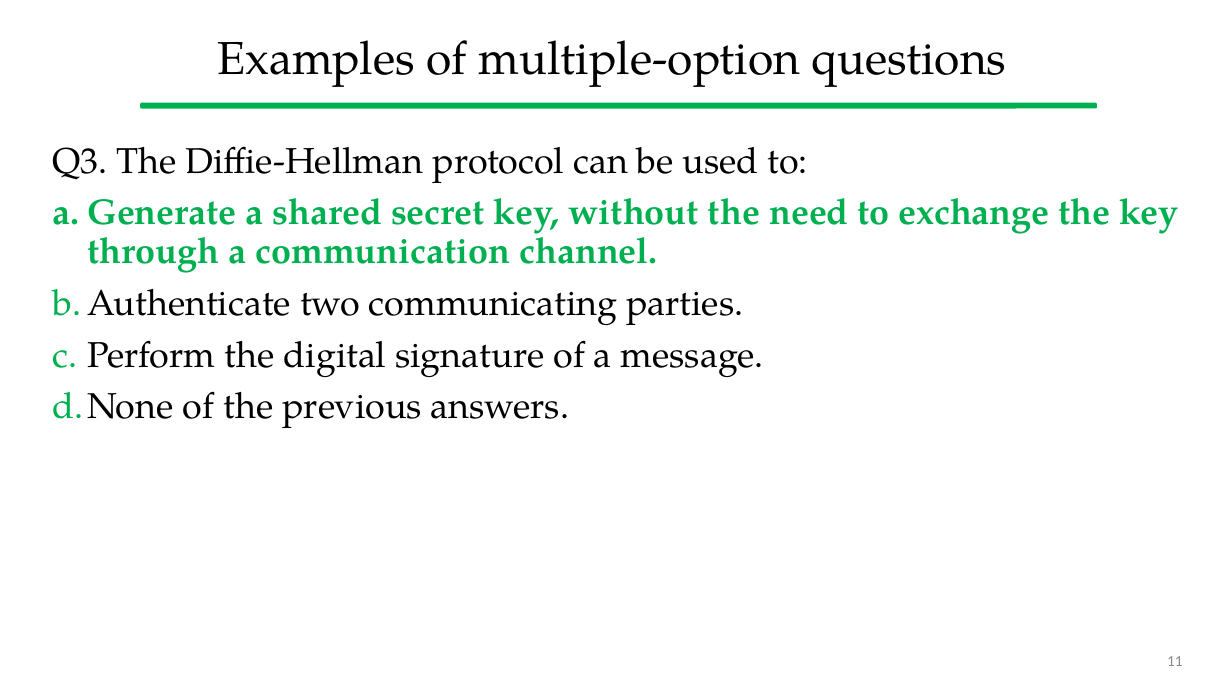
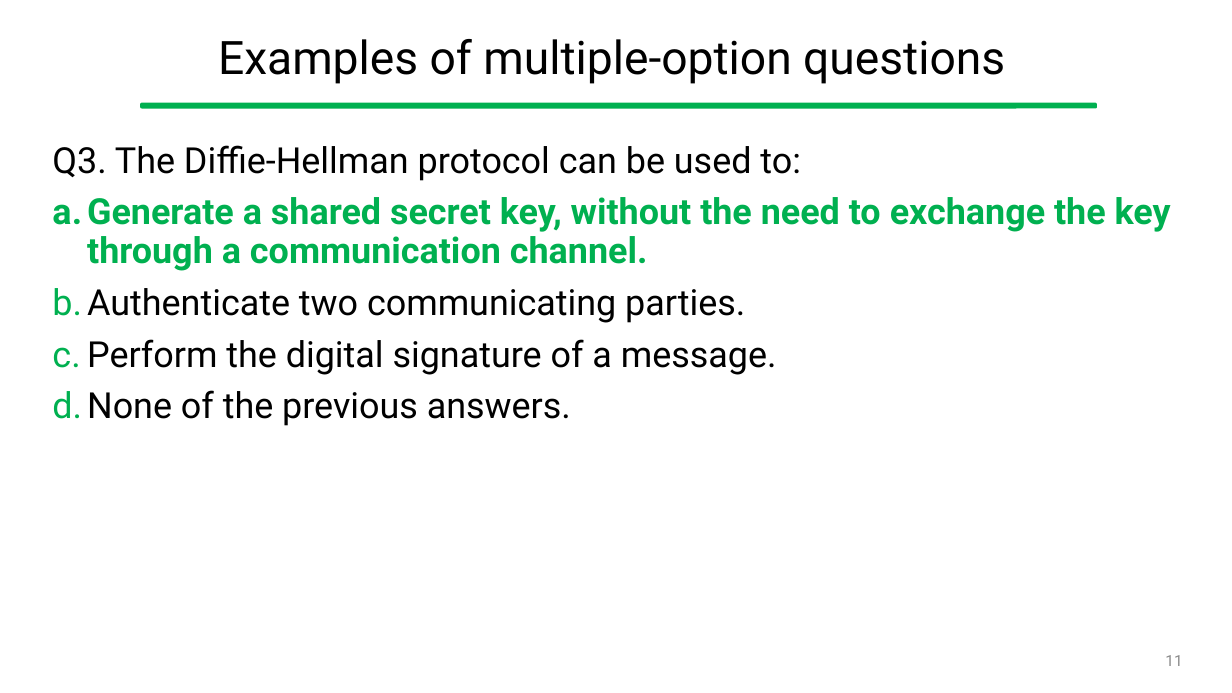
Before and after one commit to gcappon/bwthw, a slide deck: slide 11 of theory_bonus-exam_and_project_discussion_qa/theory_bonus-exam_and_project_discussion_qa.pptx. Drawn at 1232x693 pixels with LibreOffice and Linux fonts; fonts in the diff are those of the drawing. Boxes give left, top, right and bottom in pixels: in the first picture for what was removed or moved away, otherwise in the second. Text is boxed around its words. In the diff, an @@ line names an element or a change of style, - is before the commit and + after.

```diff
--- a/theory_bonus-exam_and_project_discussion_qa/theory_bonus-exam_and_project_discussion_qa.pptx
+++ b/theory_bonus-exam_and_project_discussion_qa/theory_bonus-exam_and_project_discussion_qa.pptx
@@ title "Examples of multiple-option questions" at (218,39,1005,84): font TeX Gyre Pagella to Roboto @@
@@ text "Q3. The Diffie-Hellman protocol can ..." at (52,145,1171,426): font TeX Gyre Pagella to Roboto @@
@@ page number at (1165,655,1182,666): font Calibri to Roboto @@
```
Also in this commit, not shown: 28 other slides changed, 1 other file.
